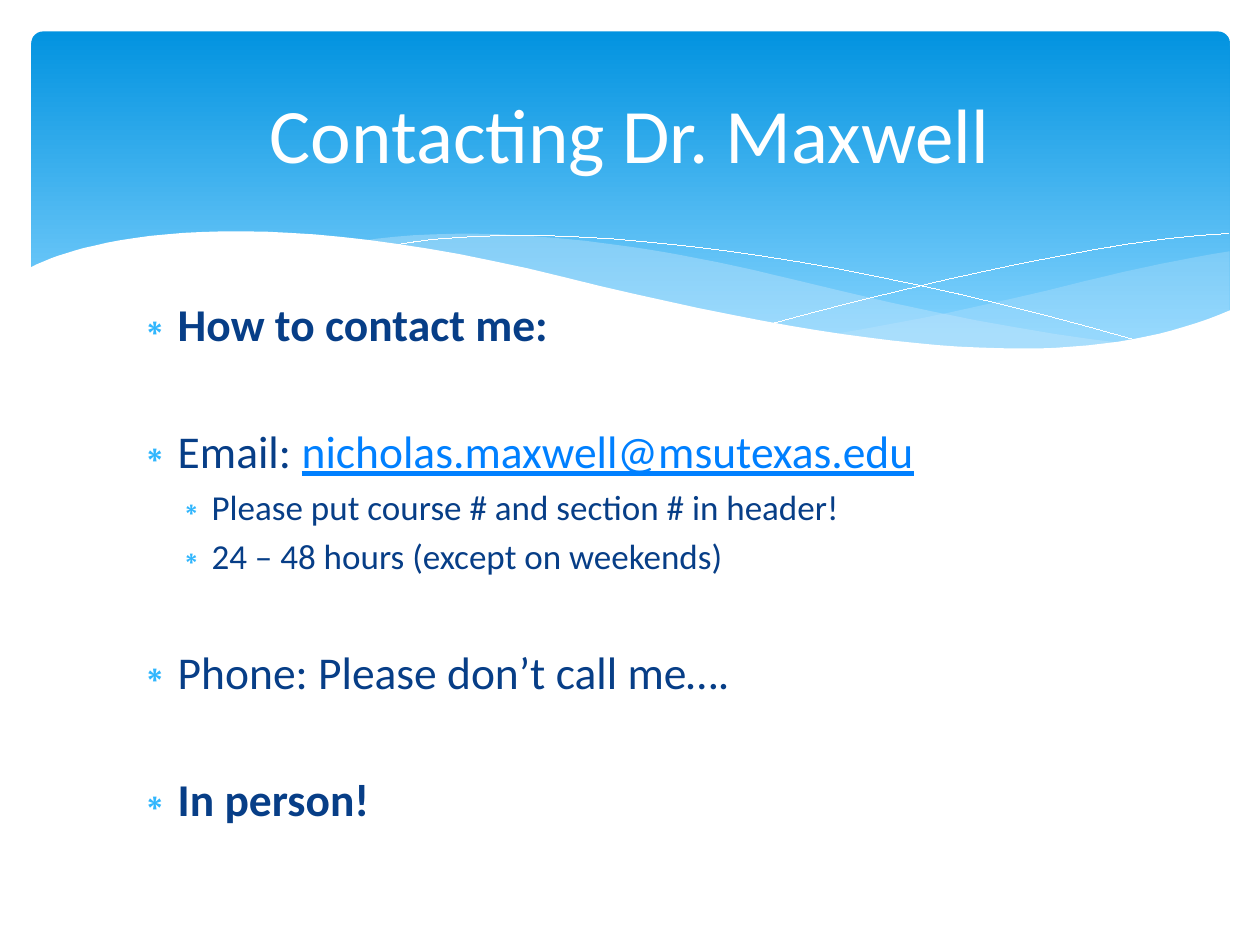
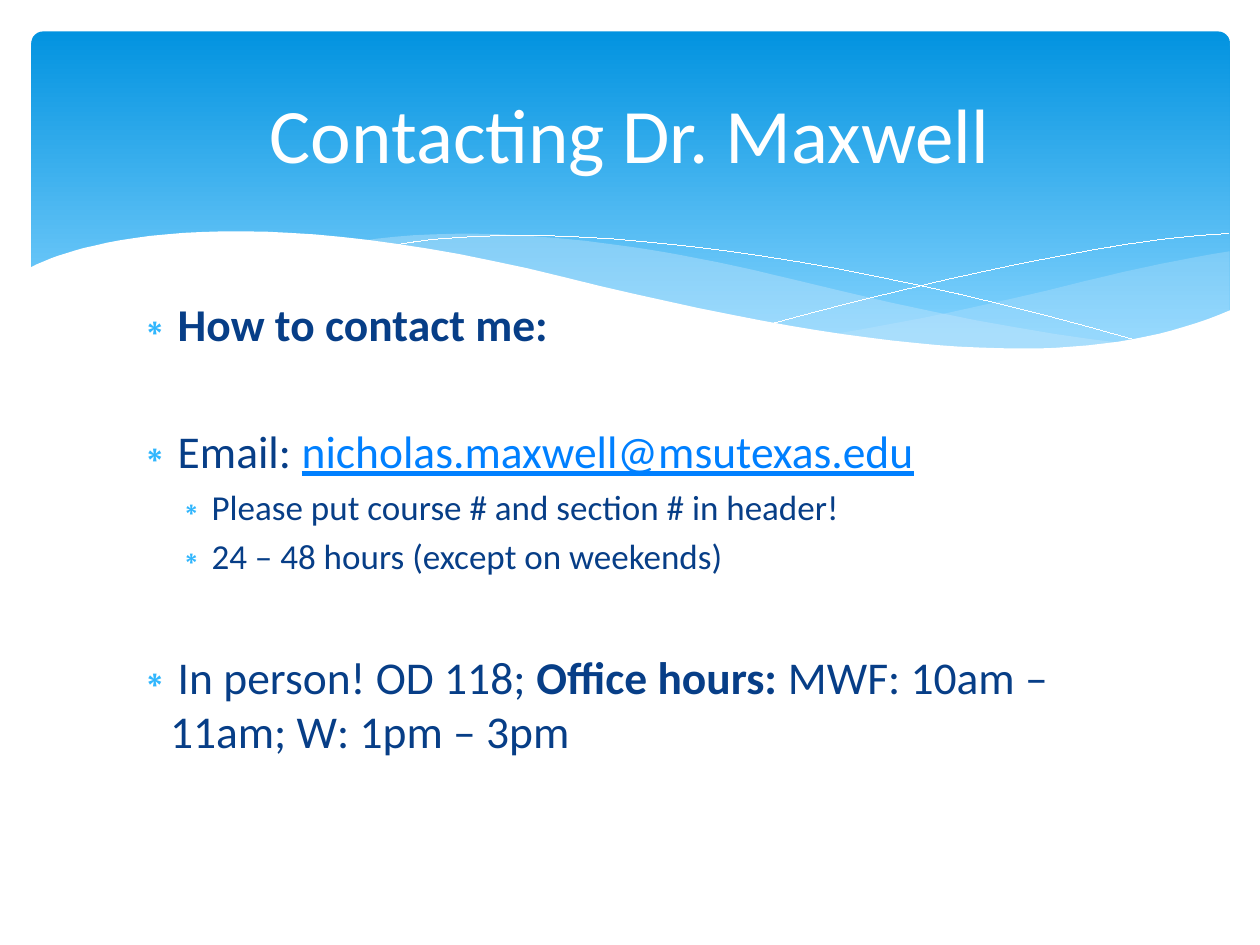
Before and after one commit to npm27/Teaching-Materials, a slide deck: slide 4 of Developmental Spring 24/Slides/0 First Day Info (202).pptx. Drawn at 1260x945 pixels with LibreOffice and Linux fonts; fonts in the diff are those of the drawing. Boxes give left, top, right and bottom in pixels: in the first picture for what was removed or moved away, otherwise in the second. Text is boxed around its words. In the diff, an @@ line names an element or a change of style, - is before the commit and + after.

```diff
--- a/Developmental Spring 24/Slides/0 First Day Info (202).pptx
+++ b/Developmental Spring 24/Slides/0 First Day Info (202).pptx
@@ text at [170, 662, 1015, 756]: text changed @@
-∗ Phone: Please don’t call me….
-∗ In person!
+∗ In person! OD 118; Office hours: MWF: 10am – 11am; W: 1pm – 3pm
```
Also in this commit, not shown: 1 other slide changed, 2 slides removed, 1 other file.
